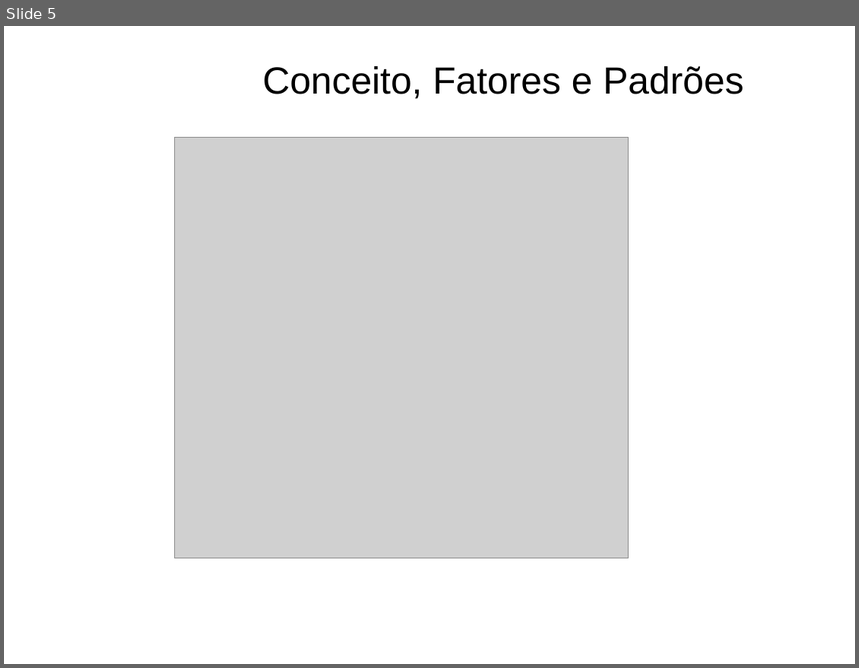
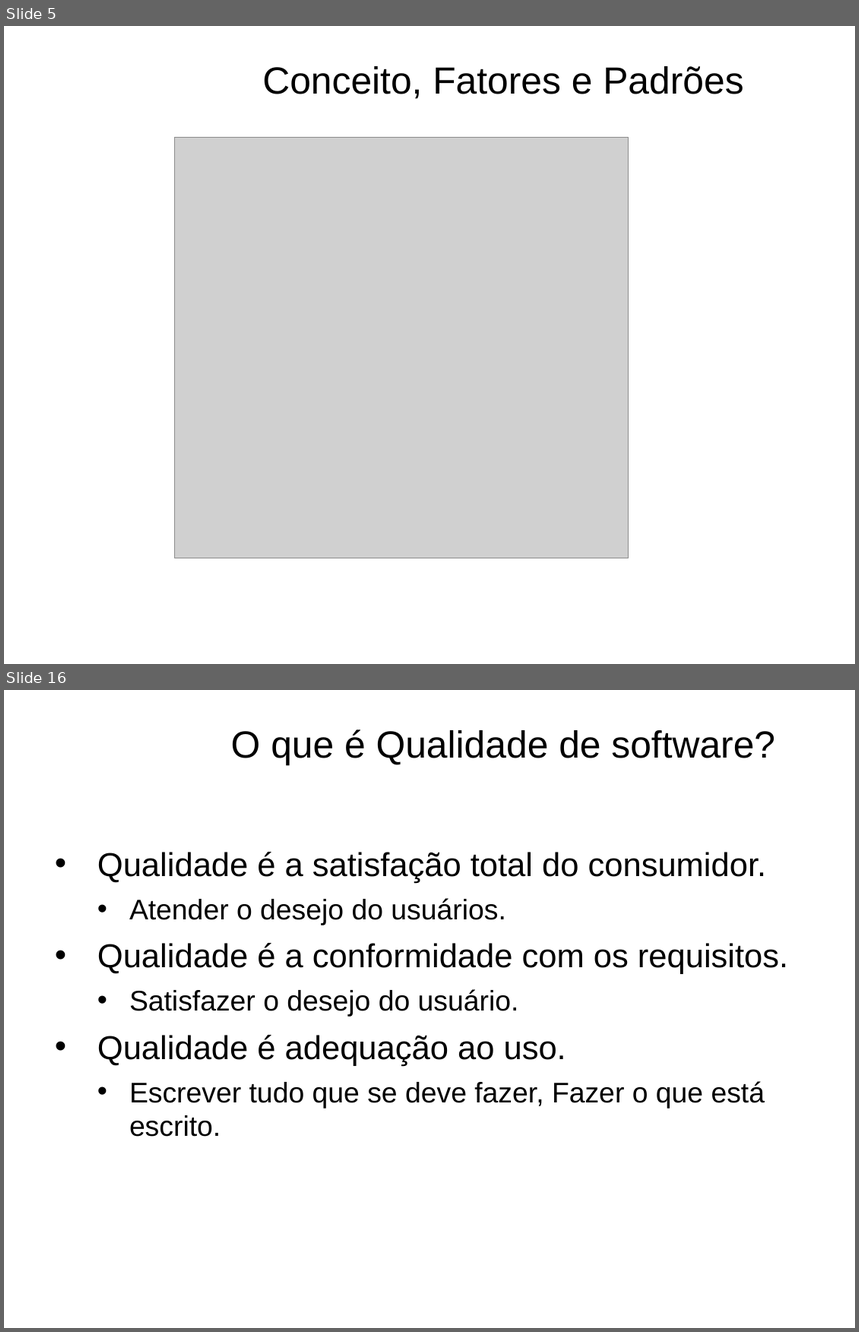
Before and after one commit to geltoncruz/-Testes-de-Software, a slide deck: ppt/01. Introdução a Qualidade de software.ppt. Shown one above the other, each under a label of ours: slide 5 before the commit, slides 5 and 16 after it; the slides between them are not shown. The pictures are 859x668 and 859x1332 pixels, drawn with LibreOffice and Linux fonts; fonts in the diff are those of the drawing; grey boxes stand for pictures; background and template pictures are left out. Boxes give left, top, right and bottom in pixels: in the first picture for what was removed or moved away, otherwise in the second. Text is boxed around its words. In the diff, an @@ line names an element or a change of style, - is before the commit and + after.

Commit message:
Pdf 01 - introducao a fundamentos de qualidade de software

```diff
--- a/ppt/01. Introdução a Qualidade de software.ppt
+++ b/ppt/01. Introdução a Qualidade de software.ppt
@@ slide 16 added at (x1=4, y1=690, x2=855, y2=1328), background picture (left out) @@
@@ title added at (x1=231, y1=730, x2=775, y2=765), 32 pt, text #000000 @@
+O que é Qualidade de software?
@@ text added at (x1=97, y1=852, x2=788, y2=1137), 28 pt, text #000000 @@
+• Qualidade é a satisfação total do consumidor.
+  • Atender o desejo do usuários.
+• Qualidade é a conformidade com os requisitos.
+  • Satisfazer o desejo do usuário.
+• Qualidade é adequação ao uso.
+  • Escrever tudo que se deve fazer, Fazer o que está escrito.
```
Also in this commit, not shown: 20 other slides added, 1 slide removed, 2 other files.
